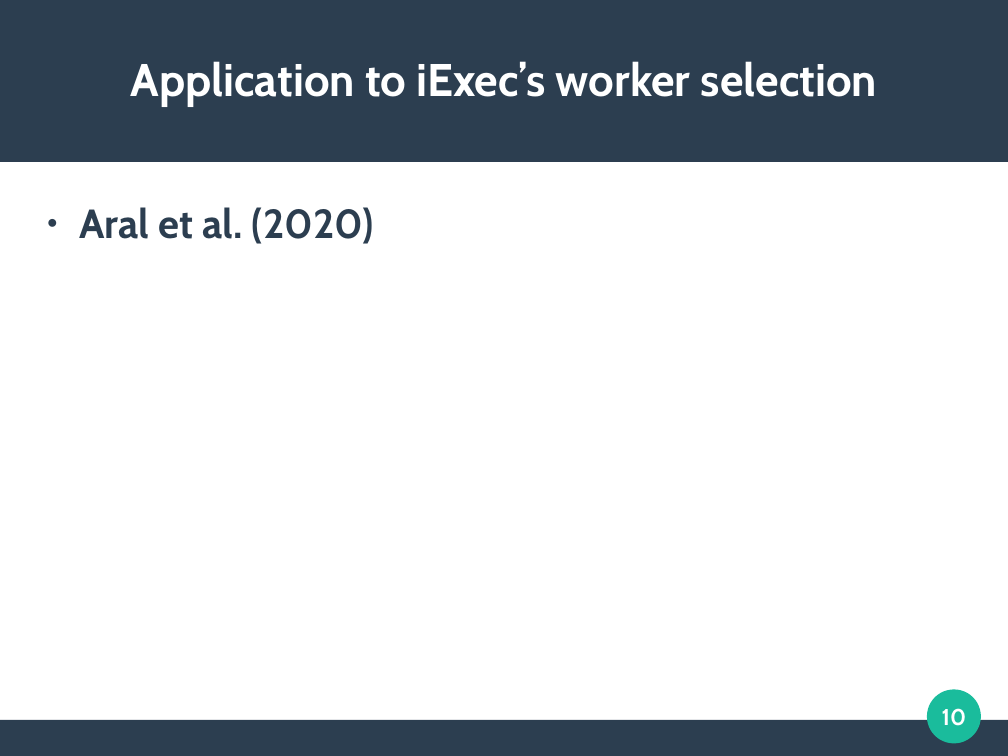
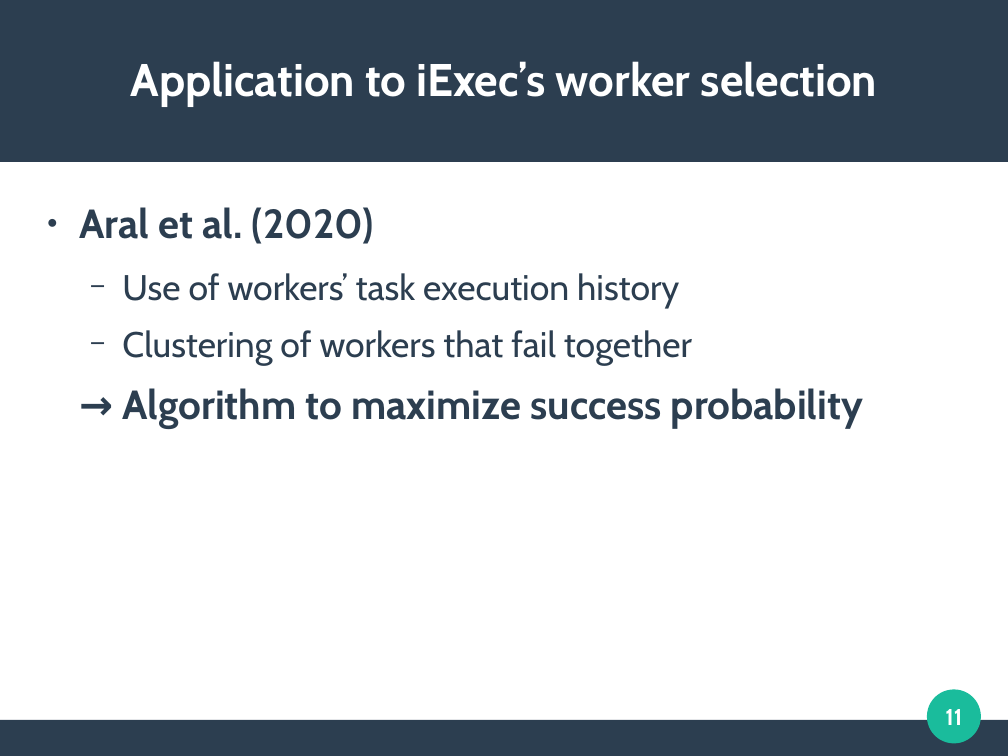
Before and after one commit to mbettinger/OT4-Lecture, a slide deck: slide 11 of Presentation - Verifiable Worker Set Selection - Copie.odp (slide 10 before the commit). Drawn at 1008x756 pixels with LibreOffice and Linux fonts; fonts in the diff are those of the drawing. Boxes give left, top, right and bottom in pixels: in the first picture for what was removed or moved away, otherwise in the second. Text is boxed around its words. In the diff, an @@ line names an element or a change of style, - is before the commit and + after.

```diff
--- a/Presentation - Verifiable Worker Set Selection - Copie.odp
+++ b/Presentation - Verifiable Worker Set Selection - Copie.odp
@@ text at bbox=[122, 273, 863, 428]: paragraphs added @@
+  − Use of workers’ task execution history
+  − Clustering of workers that fail together
+→ Algorithm to maximize success probability
@@ page number at bbox=[945, 709, 962, 725]: text changed @@
-10
+11
```
Also in this commit, not shown: 5 other slides changed, 3 slides added, 2 slides removed, 16 other files.
